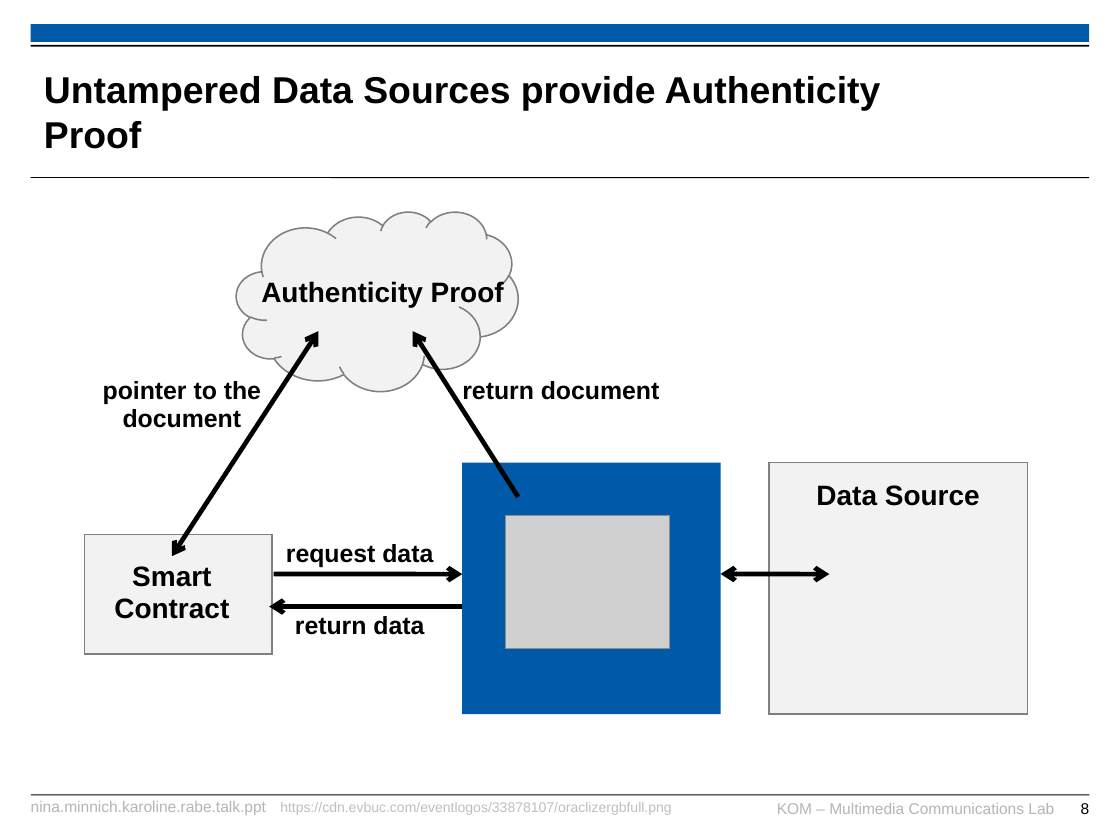
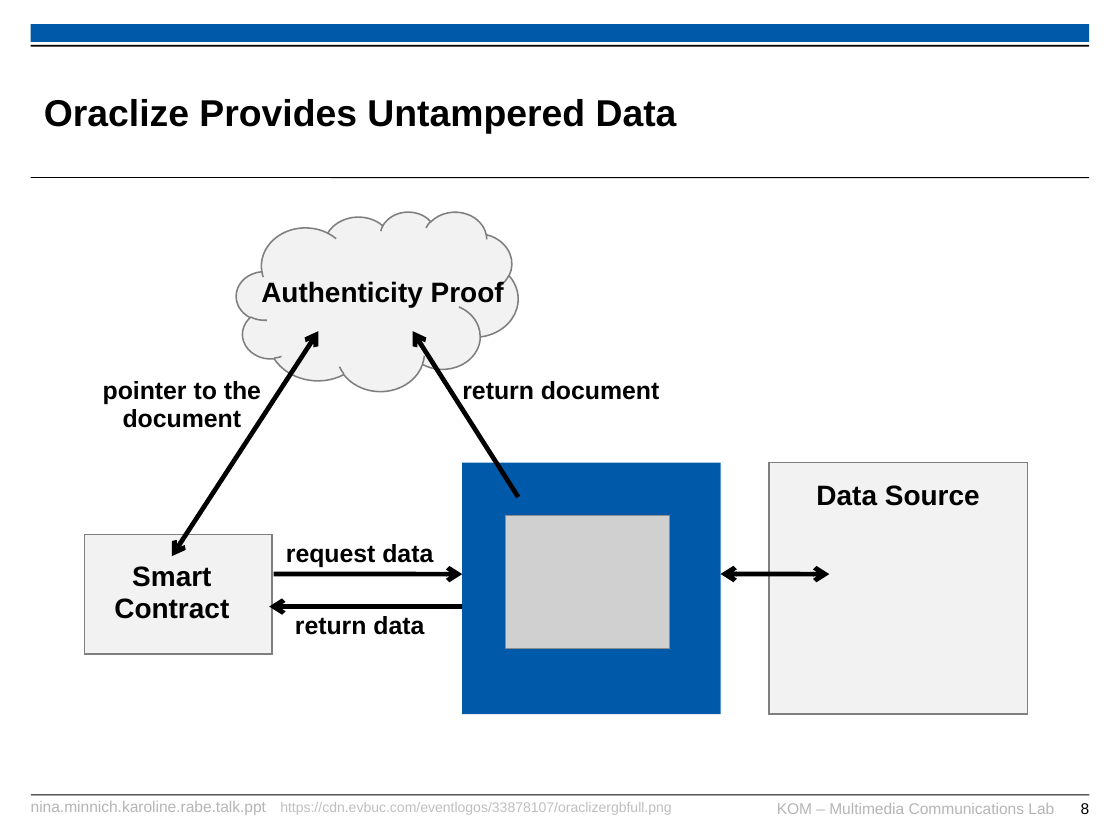
Before and after one commit to karopp/AFTIR, a slide deck: slide 8 of Nina.Minnich.Karoline.Rabe.talk.ppt. Drawn at 1120x840 pixels with LibreOffice and Linux fonts; fonts in the diff are those of the drawing; grey boxes stand for pictures; background and template pictures are left out. Boxes give left, top, right and bottom in pixels: in the first picture for what was removed or moved away, otherwise in the second. Text is boxed around its words. In the diff, an @@ line names an element or a change of style, - is before the commit and + after.

```diff
--- a/Nina.Minnich.Karoline.Rabe.talk.ppt
+++ b/Nina.Minnich.Karoline.Rabe.talk.ppt
@@ title at bbox=[44, 99, 677, 133]: text changed @@
-Untampered Data Sources provide Authenticity Proof
+Oraclize Provides Untampered Data
```
Also in this commit, not shown: 3 other slides changed.
